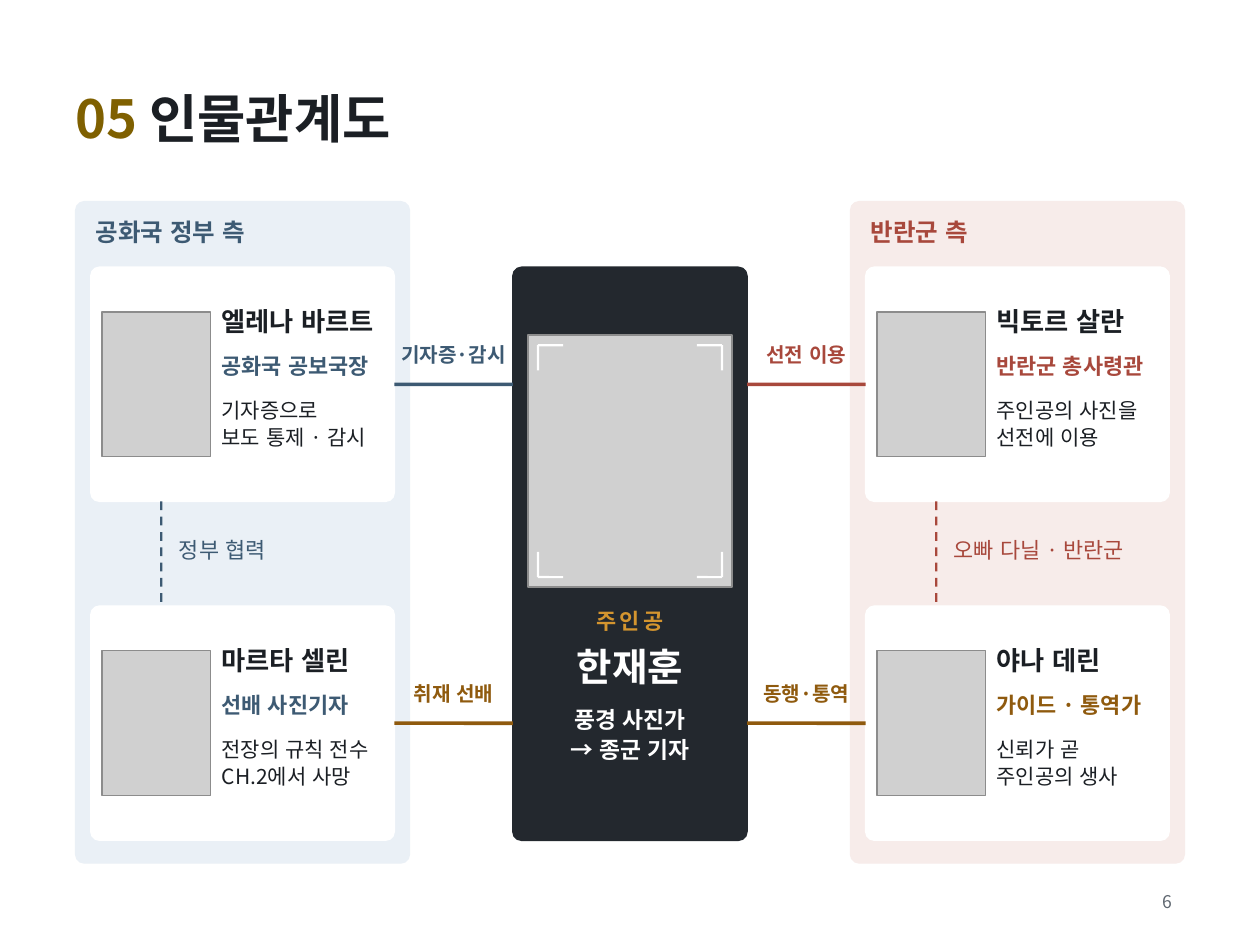
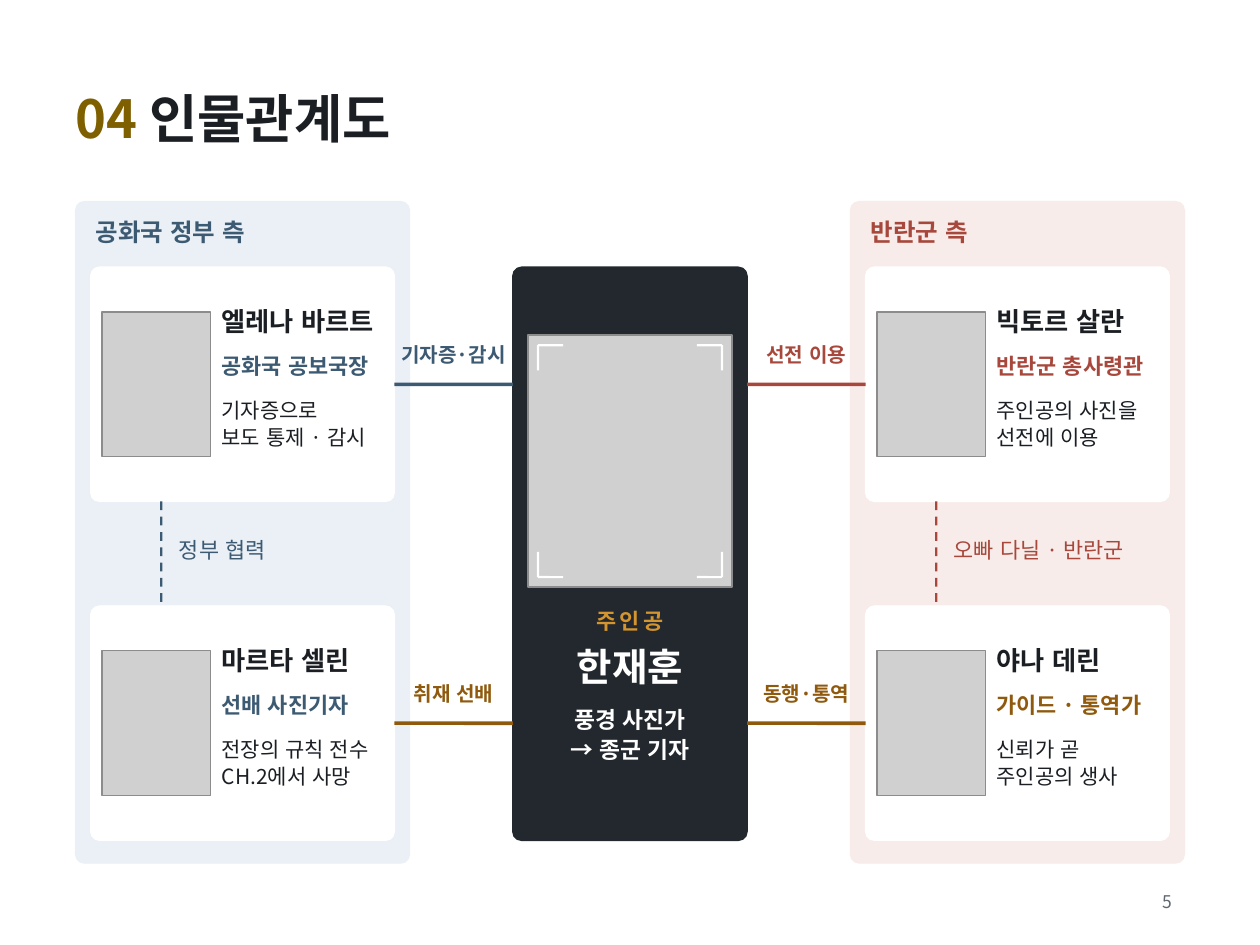
Before and after one commit to golgold/unitybasic, a slide deck: slide 5 of 기획/김민우_게임_FRAME UNDER FIRE.pptx (slide 6 before the commit). Drawn at 1260x945 pixels with LibreOffice and Linux fonts; fonts in the diff are those of the drawing; grey boxes stand for pictures. Boxes give left, top, right and bottom in pixels: in the first picture for what was removed or moved away, otherwise in the second. Text is boxed around its words. In the diff, an @@ line names an element or a change of style, - is before the commit and + after.

```diff
--- a/기획/김민우_게임_FRAME UNDER FIRE.pptx
+++ b/기획/김민우_게임_FRAME UNDER FIRE.pptx
@@ title at (x1=76, y1=94, x2=390, y2=143): text changed @@
-05 인물관계도
+04 인물관계도
@@ page number at (x1=1162, y1=895, x2=1172, y2=908): text changed @@
-6
+5
```
Also in this commit, not shown: 7 other slides changed, 1 slide removed, 1 other file.
